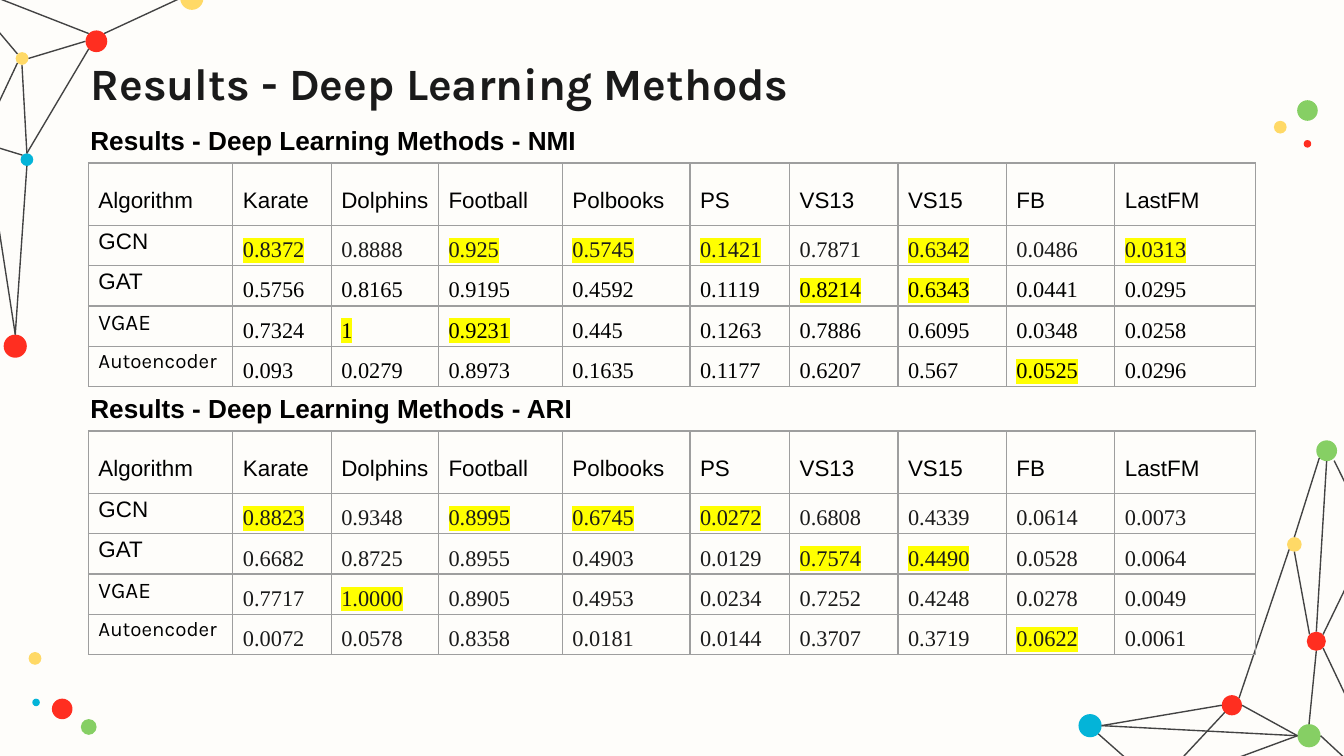
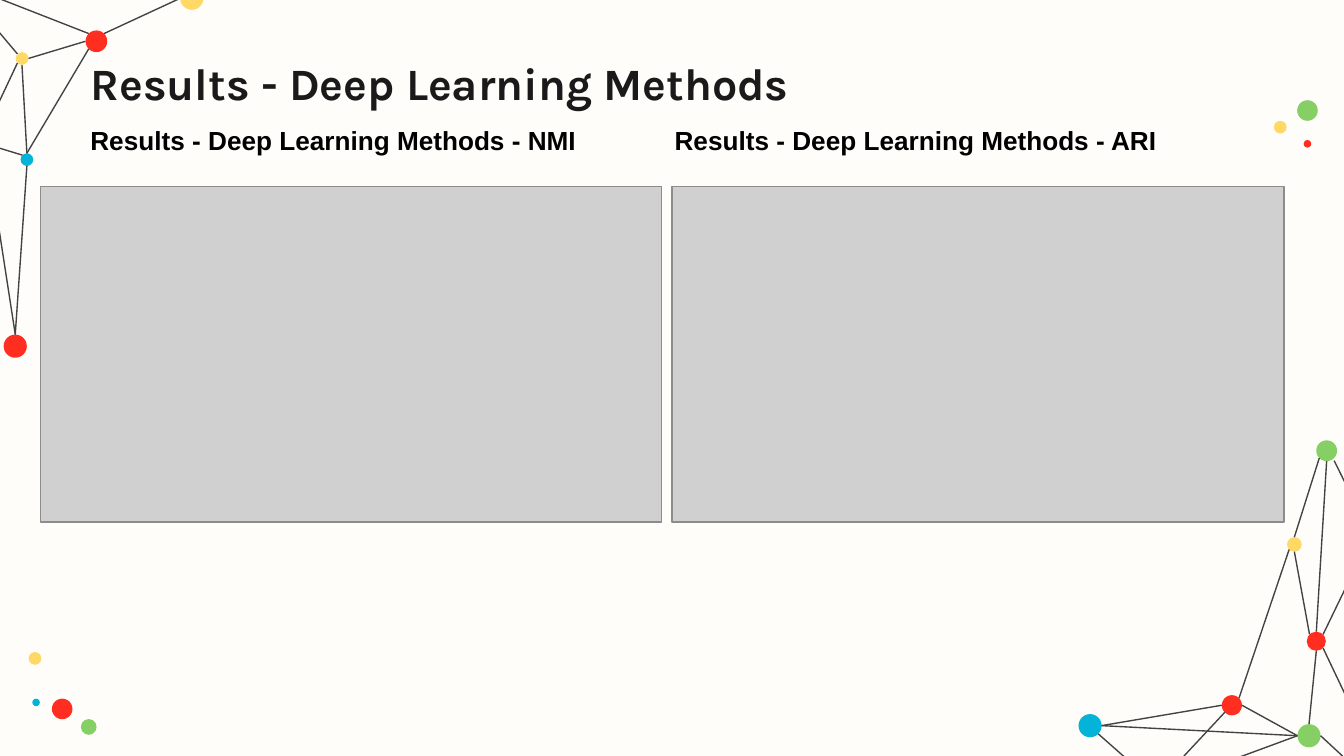
Before and after one commit to hamzamdn077/Master-Project, a slide deck: slide 20 of presentation.pptx. Drawn at 1344x756 pixels with LibreOffice and Linux fonts; fonts in the diff are those of the drawing; grey boxes stand for pictures. Boxes give left, top, right and bottom in pixels: in the first picture for what was removed or moved away, otherwise in the second. Text is boxed around its words. In the diff, an @@ line names an element or a change of style, - is before the commit and + after.

```diff
--- a/presentation.pptx
+++ b/presentation.pptx
@@ text "Results - Deep Learning Methods ...": place and size @@
-text "Results - Deep Learning Methods ..." at [90,399,572,424]
+text "Results - Deep Learning Methods ..." at [675,131,1156,156]
@@ table removed at [89,163,1258,383], 5 rows, 10 columns @@
-Algorithm | Karate | Dolphins | Football | Polbooks | PS | VS13 | VS15 | FB | LastFM
-GCN | 0.8372 | 0.8888 | 0.925 | 0.5745 | 0.1421 | 0.7871 | 0.6342 | 0.0486 | 0.0313
-GAT | 0.5756 | 0.8165 | 0.9195 | 0.4592 | 0.1119 | 0.8214 | 0.6343 | 0.0441 | 0.0295
-VGAE | 0.7324 | 1 | 0.9231 | 0.445 | 0.1263 | 0.7886 | 0.6095 | 0.0348 | 0.0258
-Autoencoder | 0.093 | 0.0279 | 0.8973 | 0.1635 | 0.1177 | 0.6207 | 0.567 | 0.0525 | 0.0296
@@ picture added at [40,187,661,523] @@
@@ picture added at [672,187,1284,523] @@
@@ table removed at [89,431,1258,651], 5 rows, 10 columns @@
-Algorithm | Karate | Dolphins | Football | Polbooks | PS | VS13 | VS15 | FB | LastFM
-GCN | 0.8823 | 0.9348 | 0.8995 | 0.6745 | 0.0272 | 0.6808 | 0.4339 | 0.0614 | 0.0073
-GAT | 0.6682 | 0.8725 | 0.8955 | 0.4903 | 0.0129 | 0.7574 | 0.4490 | 0.0528 | 0.0064
-VGAE | 0.7717 | 1.0000 | 0.8905 | 0.4953 | 0.0234 | 0.7252 | 0.4248 | 0.0278 | 0.0049
-Autoencoder | 0.0072 | 0.0578 | 0.8358 | 0.0181 | 0.0144 | 0.3707 | 0.3719 | 0.0622 | 0.0061
```
Also in this commit, not shown: 5 other slides changed, 2 other files.
